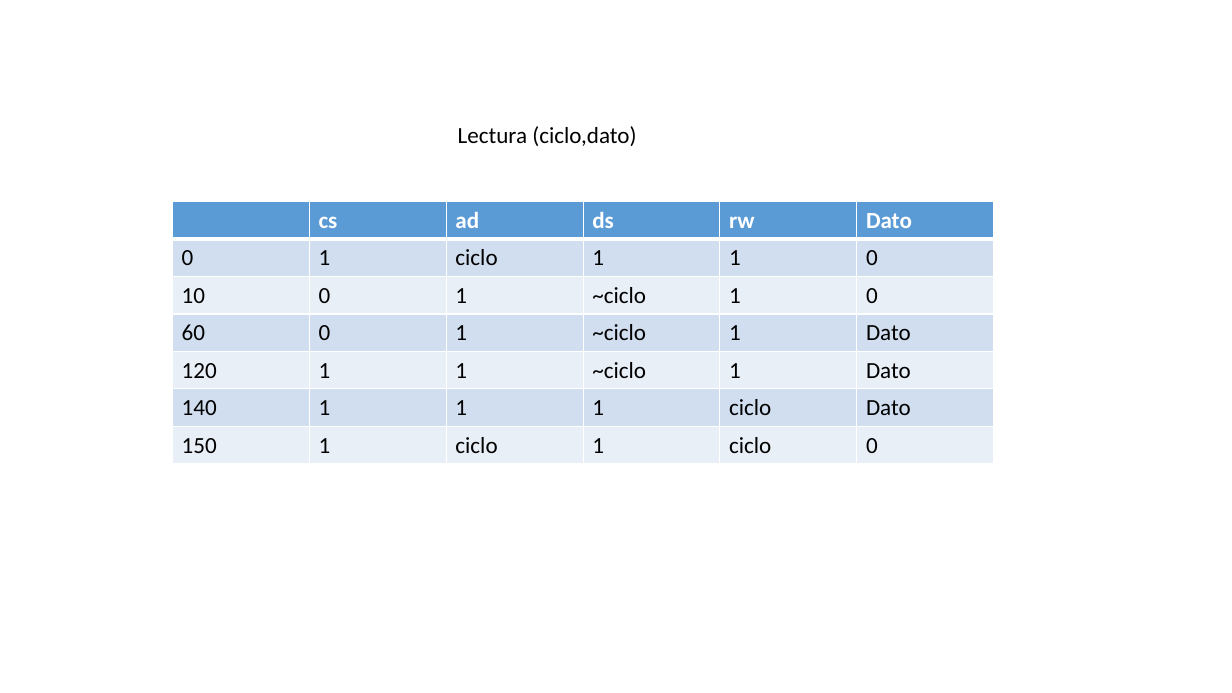
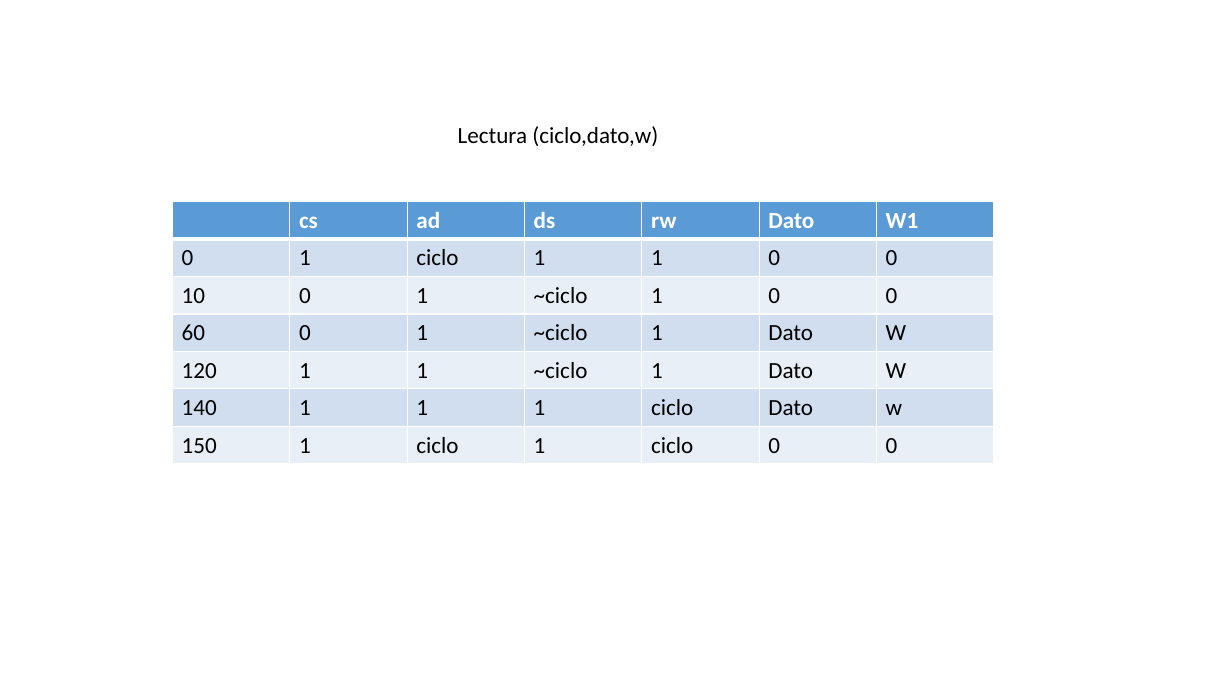
Before and after one commit to lleon95/proy_2_grupo_7_II_2016, a slide deck: slide 9 of Designs/Presentación1.pptx. Drawn at 1232x693 pixels with LibreOffice and Linux fonts; fonts in the diff are those of the drawing. Boxes give left, top, right and bottom in pixels: in the first picture for what was removed or moved away, otherwise in the second. Text is boxed around its words. In the diff, an @@ line names an element or a change of style, - is before the commit and + after.

```diff
--- a/Designs/Presentación1.pptx
+++ b/Designs/Presentación1.pptx
@@ text at (458,126,658,146): text changed @@
-Lectura (ciclo,dato)
+Lectura (ciclo,dato,w)
@@ table at (173,201,994,464) @@
+column 7: W1 | 0 | 0 | W | W | w | 0
```
Also in this commit, not shown: 5 other slides changed, 1 slide added.
